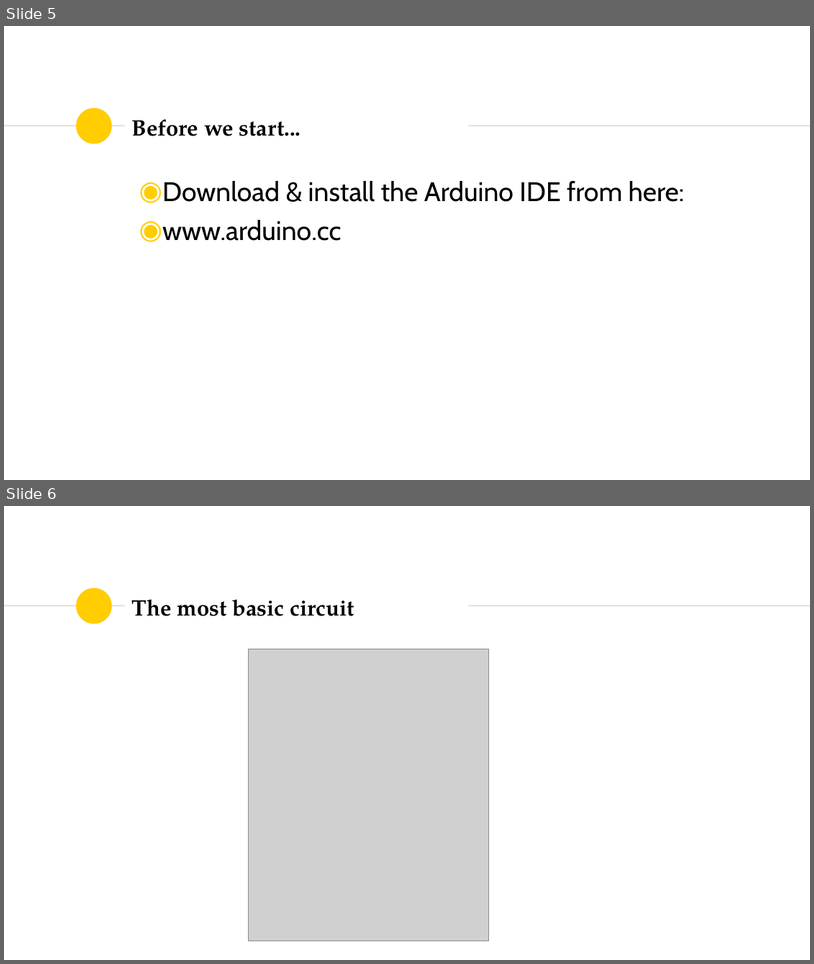
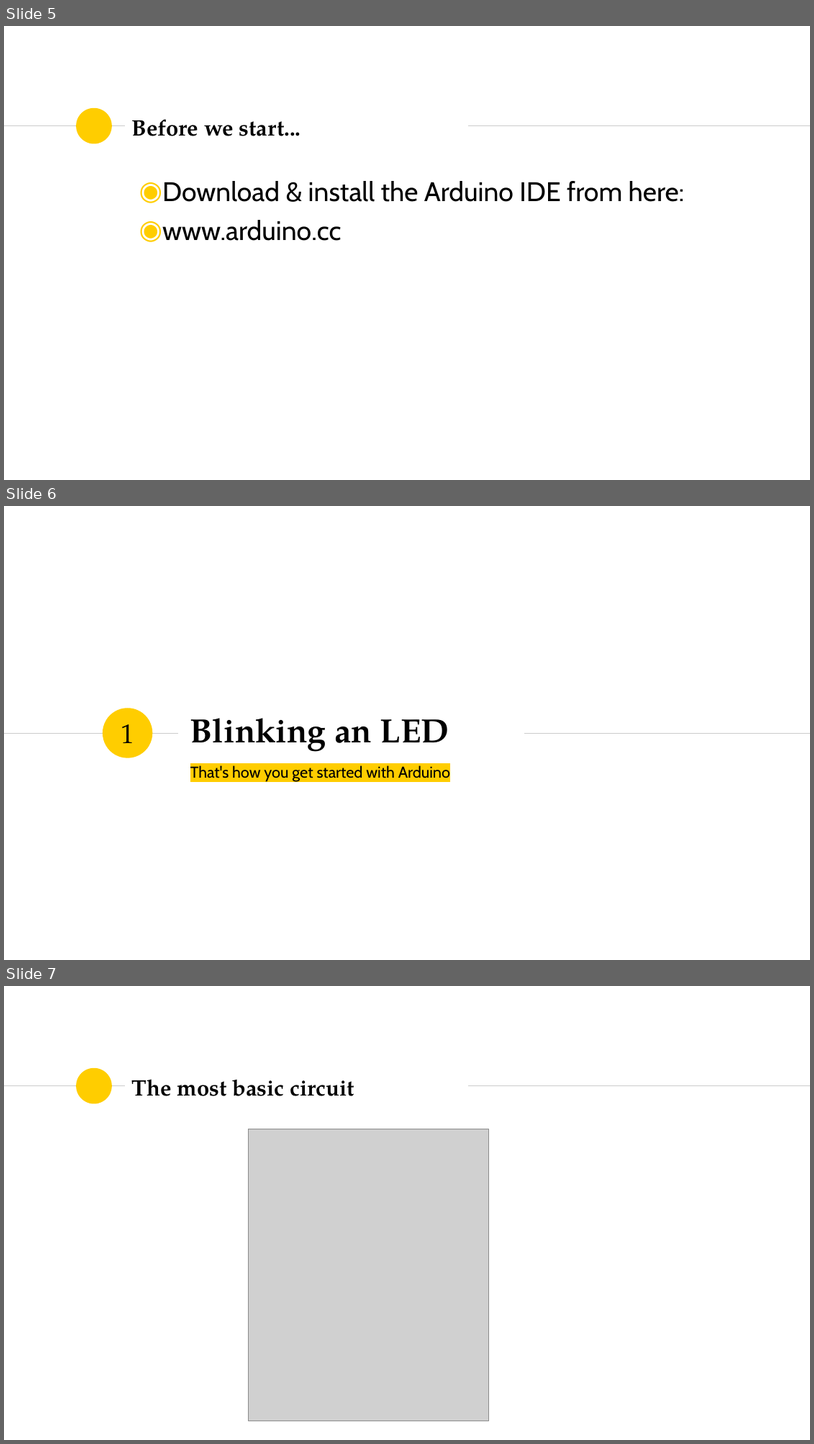
Before and after one commit to SSTIA/arduino-seminar, a slide deck: slides/ArduinoSeminar1.pptx. Shown one above the other, each under a label of ours: slides 5 and 6 before the commit, slides 5, 6 and 7 after it. The pictures are 814x964 and 814x1444 pixels, drawn with LibreOffice and Linux fonts; fonts in the diff are those of the drawing; grey boxes stand for pictures. Boxes give left, top, right and bottom in pixels: in the first picture for what was removed or moved away, otherwise in the second. Text is boxed around its words. In the diff, an @@ line names an element or a change of style, - is before the commit and + after.

```diff
--- a/slides/ArduinoSeminar1.pptx
+++ b/slides/ArduinoSeminar1.pptx
@@ slide 6 added at <box>4,506,810,960</box>, background #FFFFFF @@
@@ ellipse added at <box>103,708,153,758</box>, fill #FFCD00 @@
@@ title added at <box>190,718,450,752</box>, 40 pt, text #000000, bold @@
+Blinking an LED
@@ line added from (4, 733) to (178, 733), #CCCCCC 0.75 pt @@
@@ text added at <box>121,724,135,743</box>, 32 pt, text #000000 @@
+1
@@ line added from (525, 733) to (810, 733), #CCCCCC 0.75 pt @@
@@ subtitle added at <box>190,765,450,782</box>, 18.6 pt, text #000000 @@
+That's how you get started with Arduino
@@ what was slide 6 is now slide 7 @@
```
Also in this commit, not shown: 1 slide changed, 5 other slides added, 1 other file.
